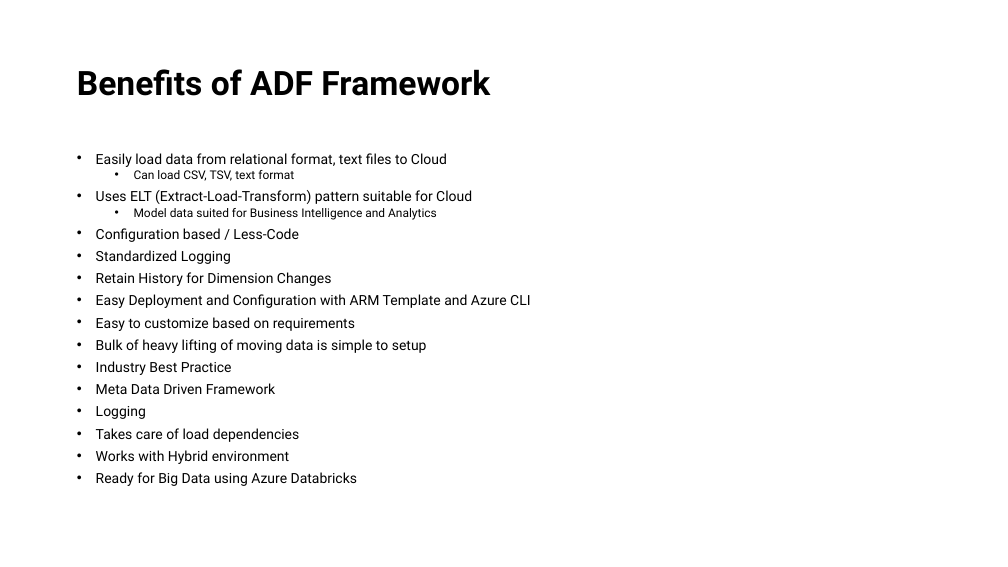
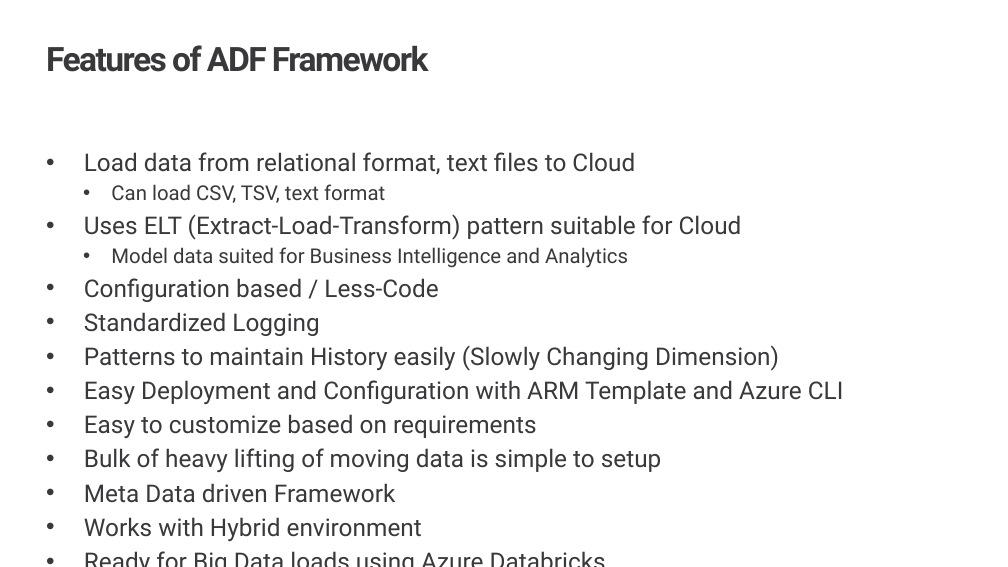
Before and after one commit to rahulunlimited/adflab, a slide deck: slide 3 of docs/ADFLab Design Pattern.pptx (slide 7 before the commit). Drawn at 1008x567 pixels with LibreOffice and Linux fonts; fonts in the diff are those of the drawing; background and template pictures are left out. Boxes give left, top, right and bottom in pixels: in the first picture for what was removed or moved away, otherwise in the second. Text is boxed around its words. In the diff, an @@ line names an element or a change of style, - is before the commit and + after.

Commit message:
Updated ppt

```diff
--- a/docs/ADFLab Design Pattern.pptx
+++ b/docs/ADFLab Design Pattern.pptx
@@ title at <box>46,45,429,72</box>: text changed; text colour #000000 to #38383A @@
-Benefits of ADF Framework
+Features of ADF Framework
@@ text "Load data from relational format, ...": place and size @@
-text "Load data from relational format, ..." at <box>96,153,530,486</box>
+text "Load data from relational format, ..." at <box>84,152,844,537</box>
@@ text at <box>84,152,635,175</box>: text changed; size 13.3 to 23.2 pt; text colour #000000 to #38383A @@
-• Easily load data from relational format, text files to Cloud
+• Load data from relational format, text files to Cloud
@@ text at <box>84,214,844,537</box>: size 11.4 to 19.4 pt in "Can load CSV, TSV, text format", "Model data suited for Business Intelligence and ..."; text colour #000000 to #38383A in "Can load CSV, TSV, text format", "Uses ELT (Extract-Load-Transform) pattern suitable for Cloud", "Model data suited for Business Intelligence and ...", "Configuration based / Less-Code" and 5 more places; size 13.3 to 23.2 pt in "Uses ELT (Extract-Load-Transform) pattern suitable for Cloud", "Configuration based / Less-Code", "Standardized Logging", "Easy Deployment and Configuration with ARM Template ..." and 3 more places; indent changed; line spacing 0.7 to 1; less space between paragraphs @@
@@ text at <box>84,345,779,371</box>: text changed; size 13.3 to 23.2 pt; text colour #000000 to #38383A @@
-• Retain History for Dimension Changes
+• Patterns to maintain History easily (Slowly Changing Dimension)
@@ text at <box>96,472,357,486</box>: text changed; size 13.3 to 23.2 pt; text colour #000000 to #38383A @@
-• Ready for Big Data using Azure Databricks
+• Ready for Big Data loads using Azure Databricks
@@ text at <box>84,483,395,503</box>: text changed; size 13.3 to 23.2 pt; text colour #000000 to #38383A @@
-• Industry Best Practice
-• Meta Data Driven Framework
-• Logging
-• Takes care of load dependencies
+• Meta Data driven Framework
```
Also in this commit, not shown: 7 other slides changed, 1 slide added, 2 other files.
